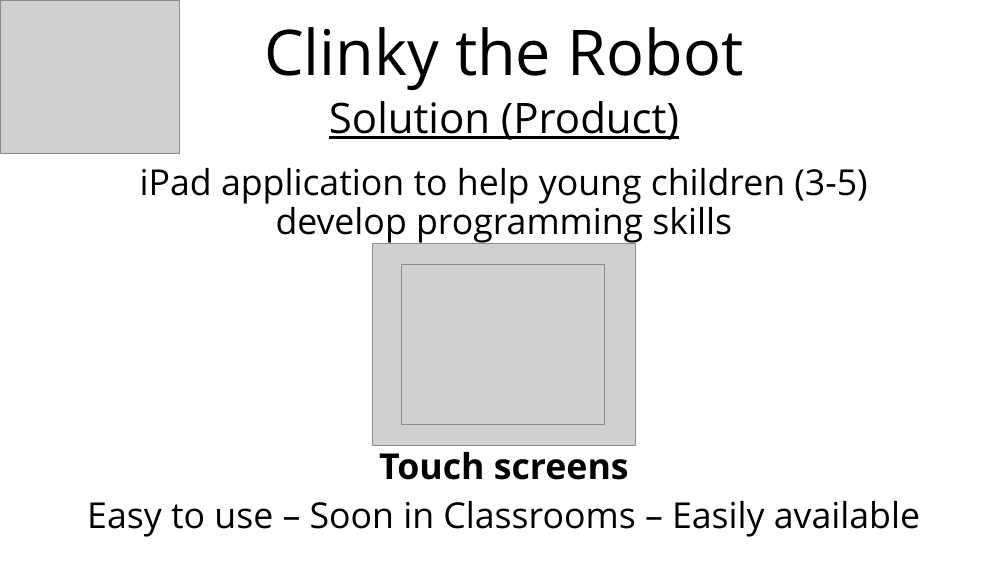
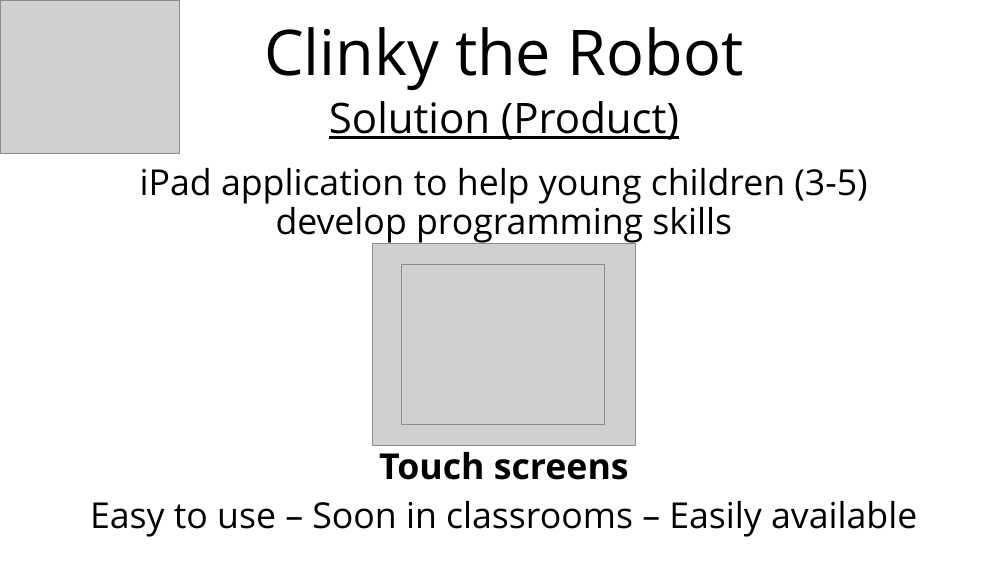
Before and after one commit to heypano/Capstone, a slide deck: slide 5 of HCIM Capstone Project.pptx. Drawn at 1008x567 pixels with LibreOffice and Linux fonts; fonts in the diff are those of the drawing; grey boxes stand for pictures. Boxes give left, top, right and bottom in pixels: in the first picture for what was removed or moved away, otherwise in the second. Text is boxed around its words. In the diff, an @@ line names an element or a change of style, - is before the commit and + after.

```diff
--- a/HCIM Capstone Project.pptx
+++ b/HCIM Capstone Project.pptx
@@ text at bbox=[90, 501, 917, 537]: text changed @@
-Easy to use – Soon in Classrooms – Easily available
+Easy to use – Soon in classrooms – Easily available
```
Also in this commit, not shown: 12 other slides changed.
